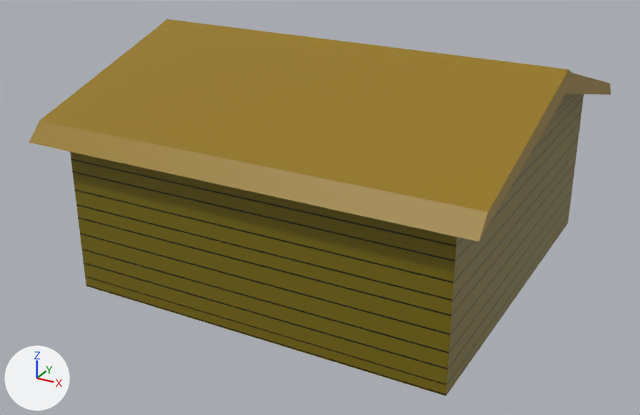
Two versions of the Blender file assets/house1.blend, one commit apart.
One viewpoint serves both versions: a camera (50 mm lens) standing at (47.7, -76.0, 42.7) and looking at (7.5, -2.8, 6.1). The lights are fixed; the arrows at lower left show +X, +Y and +Z.
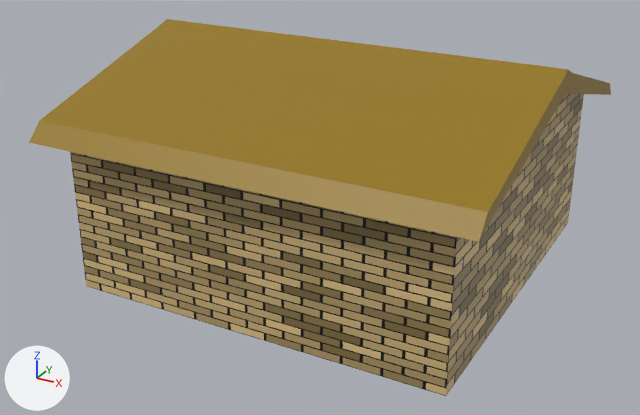
Diff of the bpy script that builds the scene:
```diff
--- a/assets/house1.blend.py
+++ b/assets/house1.blend.py
@@ mat_material_001 @@
 n0 = _N.new('ShaderNodeBsdfPrincipled'); n0.name = 'Principled BSDF'
 n1 = _N.new('ShaderNodeOutputMaterial'); n1.name = 'Material Output'
-n2 = _N.new('ShaderNodeTexImage'); n2.name = 'Image Texture'
-n2.image = img_material_001_base_color
+n3 = _N.new('ShaderNodeTexBrick'); n3.name = 'Brick Texture'
+n3.inputs[1].default_value = (0.8, 0.582, 0.266, 1.0)  # 'Color1', beige #e7c98d
+n3.inputs[2].default_value = (0.2, 0.143, 0.0487, 1.0)  # 'Color2', dark yellow #7c6a3e
 _L.new(n0.outputs[0], n1.inputs[0])  # 'BSDF' to 'Surface'
-_L.new(n2.outputs[0], n0.inputs[0])  # 'Color' to 'Base Color'
+_L.new(n3.outputs[0], n0.inputs[0])  # 'Color' to 'Base Color'
```

Pixel boxes [x1, y1, x2, y2] of what changed, in the pictures (640 x 415 px):
'Plane.001', surface changed: [70, 152, 457, 396] in both
'Plane.004', surface changed: [446, 94, 584, 395] in both
